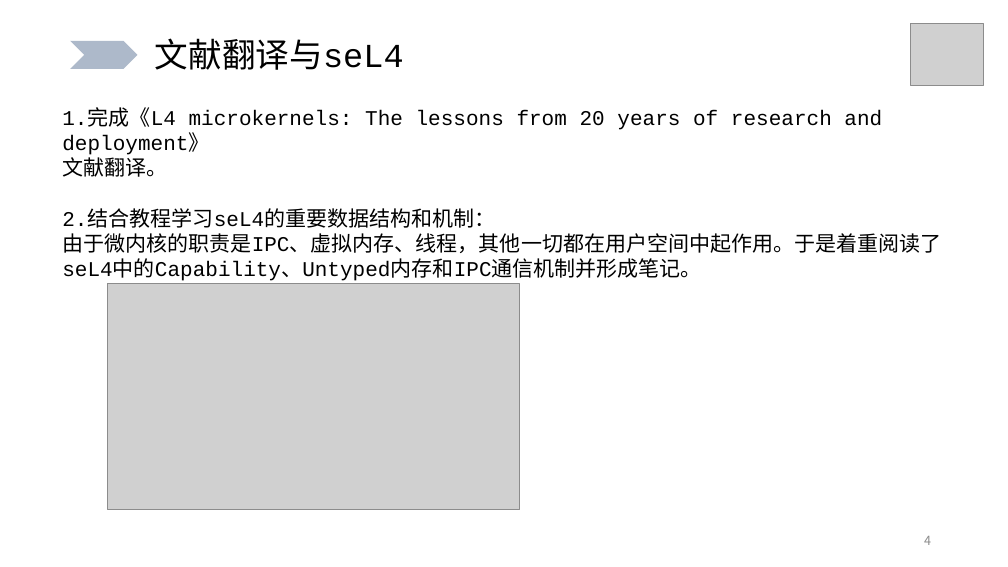
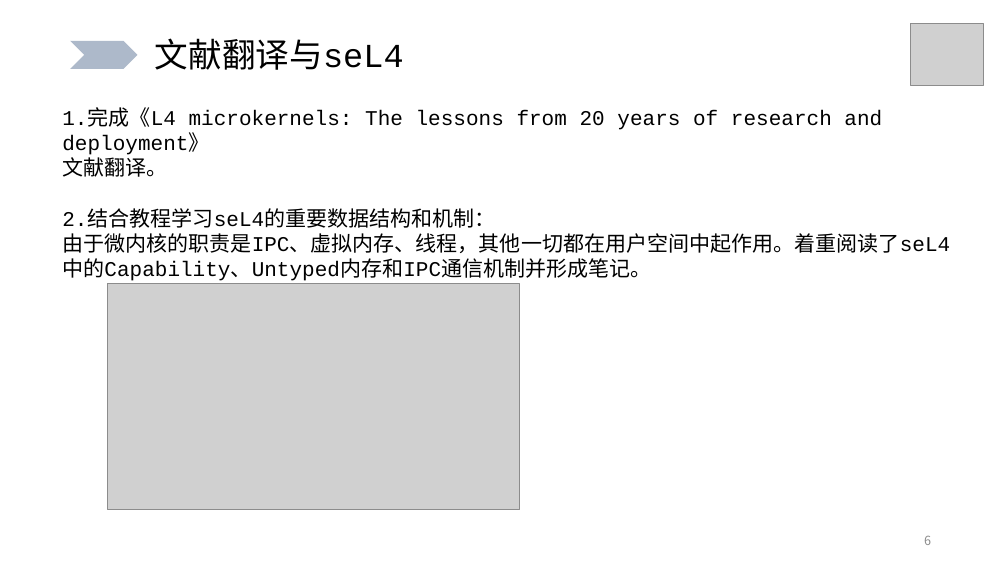
Before and after one commit to BIT-CWH/UndergraduateGraduationProject-2024-BIT-CWH, a slide deck: slide 6 of 中期报告-04-08.pptx (slide 4 before the commit). Drawn at 1008x567 pixels with LibreOffice and Linux fonts; fonts in the diff are those of the drawing; grey boxes stand for pictures; background and template pictures are left out. Boxes give left, top, right and bottom in pixels: in the first picture for what was removed or moved away, otherwise in the second. Text is boxed around its words. In the diff, an @@ line names an element or a change of style, - is before the commit and + after.

```diff
--- a/中期报告-04-08.pptx
+++ b/中期报告-04-08.pptx
@@ text at [62,233,950,281]: text changed @@
-由于微内核的职责是IPC、虚拟内存、线程，其他一切都在用户空间中起作用。于是着重阅读了seL4中的Capability、Untyped内存和IPC通信机制并形成笔记。
+由于微内核的职责是IPC、虚拟内存、线程，其他一切都在用户空间中起作用。着重阅读了seL4中的Capability、Untyped内存和IPC通信机制并形成笔记。
@@ page number at [924,536,931,545]: text changed @@
-4
+6
```
Also in this commit, not shown: 6 other slides changed, 2 slides added, 2 other files.
